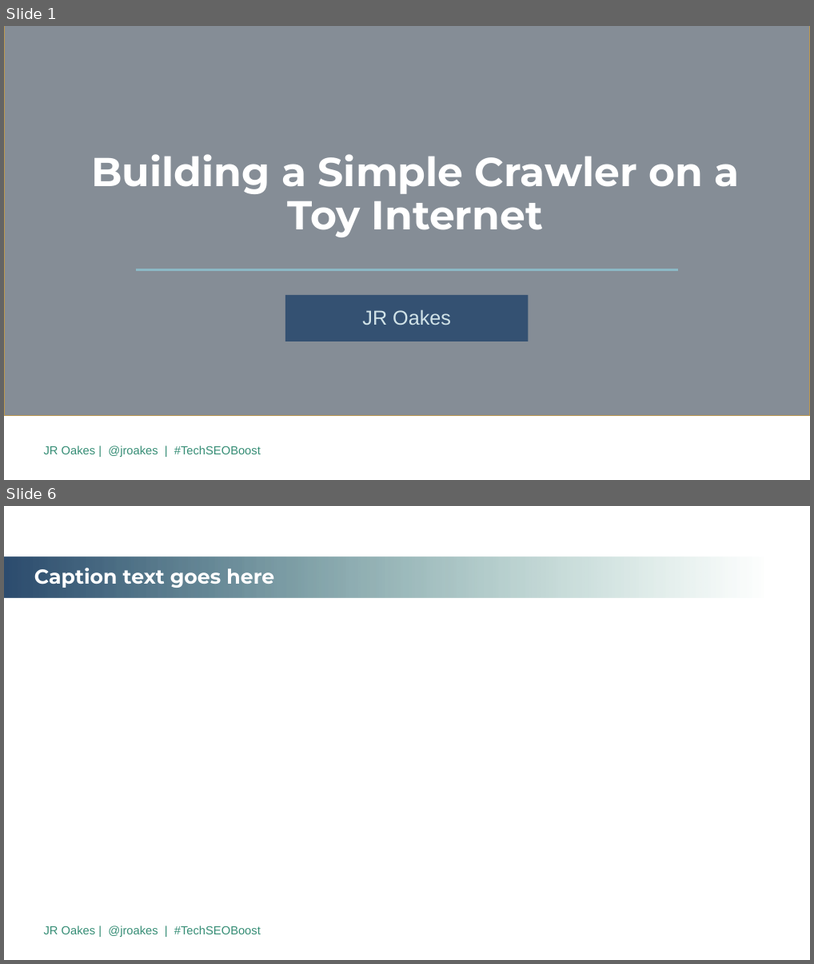
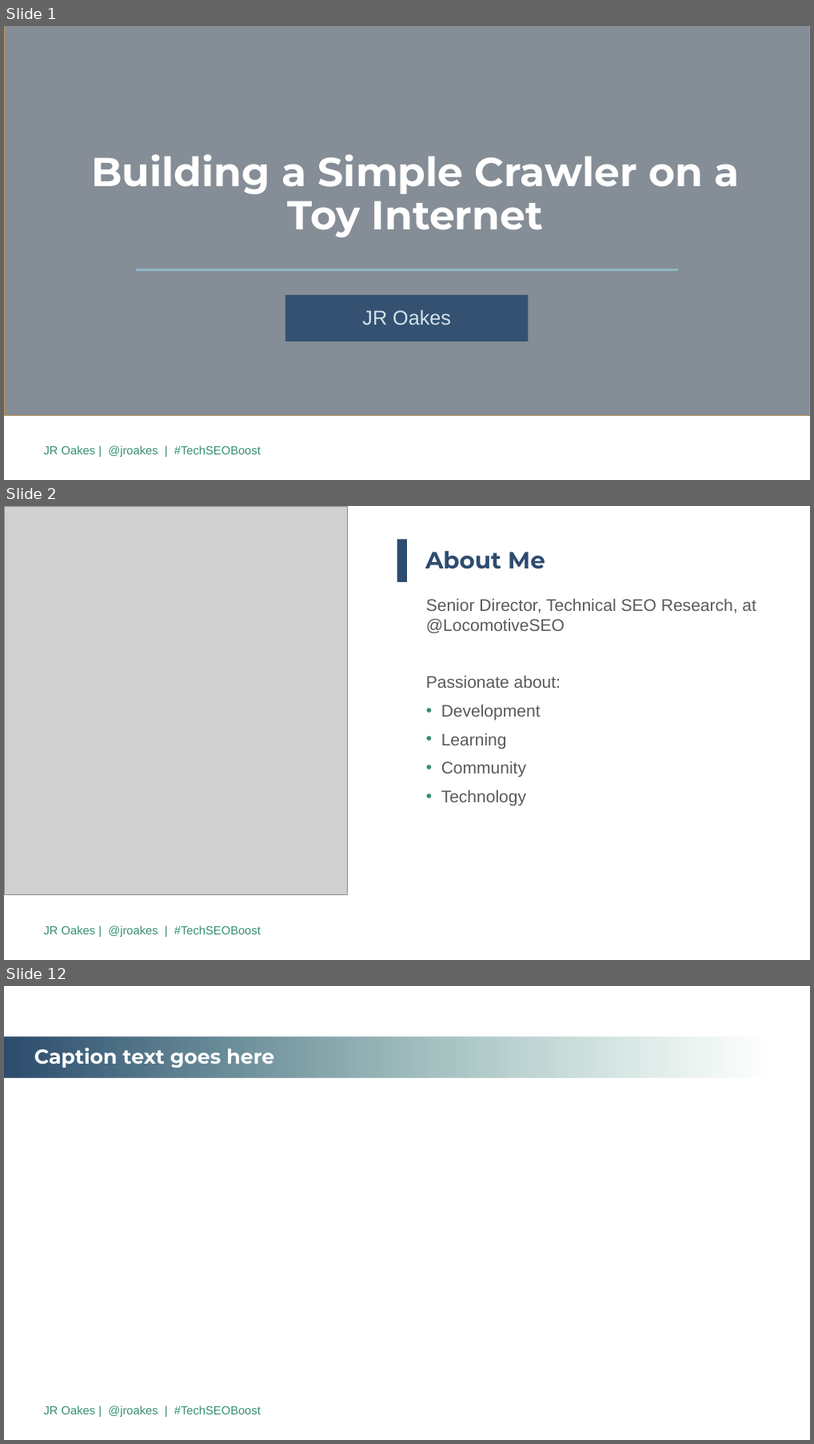
Before and after one commit to jroakes/tech-seo-crawler, a slide deck: etc/2019 TechSEO Boost PPT Template.revJR.pptx. Shown one above the other, each under a label of ours: slides 1 and 6 before the commit, slides 1, 2 and 12 after it; the slides between them are not shown. The pictures are 814x964 and 814x1444 pixels, drawn with LibreOffice and Linux fonts; fonts in the diff are those of the drawing; grey boxes stand for pictures; background and template pictures are left out. Boxes give left, top, right and bottom in pixels: in the first picture for what was removed or moved away, otherwise in the second. Text is boxed around its words. In the diff, an @@ line names an element or a change of style, - is before the commit and + after.

```diff
--- a/etc/2019 TechSEO Boost PPT Template.revJR.pptx
+++ b/etc/2019 TechSEO Boost PPT Template.revJR.pptx
@@ slide 2 added at (4, 506, 810, 960), background #FFFFFF; not listed: 1 template element that a slide beside it also shows @@
@@ picture added at (4, 506, 348, 895) @@
@@ rectangle added at (398, 540, 407, 582), fill #2D4C6F @@
@@ title added at (426, 551, 546, 569), 28 pt, text #2D4C6F, bold @@
+About Me
@@ text added at (426, 599, 757, 806), 20 pt, text #595959 @@
+Senior Director, Technical SEO Research, at @LocomotiveSEO
+Passionate about:
+• Development
+• Learning
+• Community
+• Technology
@@ what was slide 6 is now slide 12 @@
```
Also in this commit, not shown: 9 other slides added, 6 slides removed, 6 other files.
